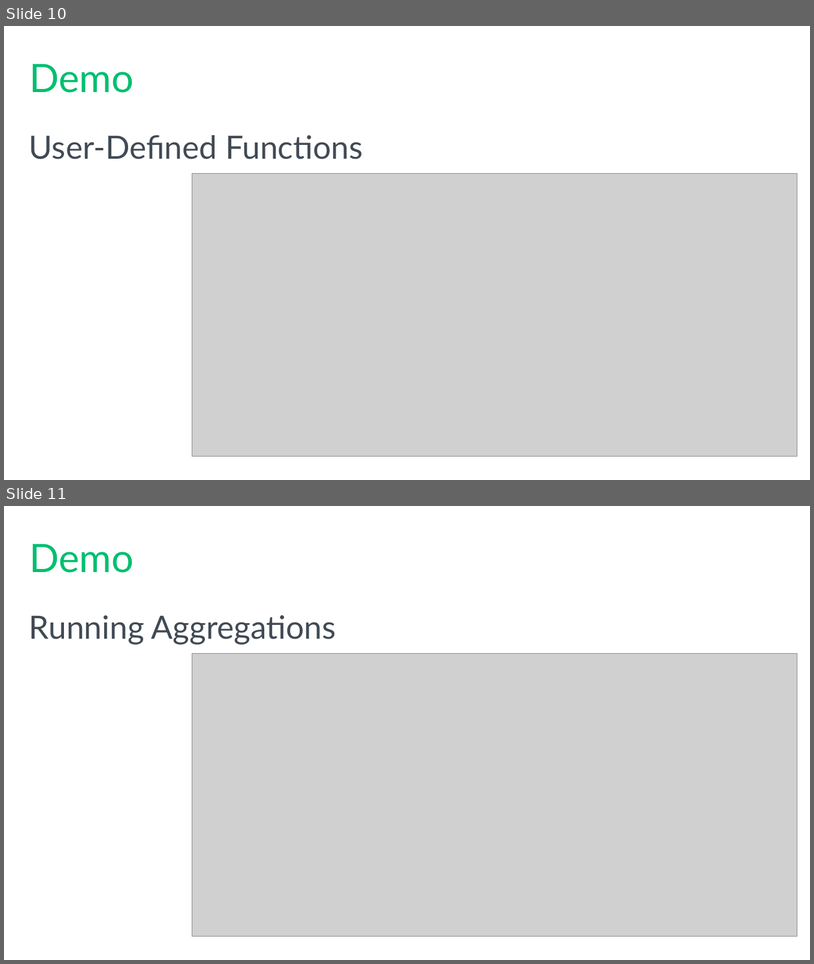
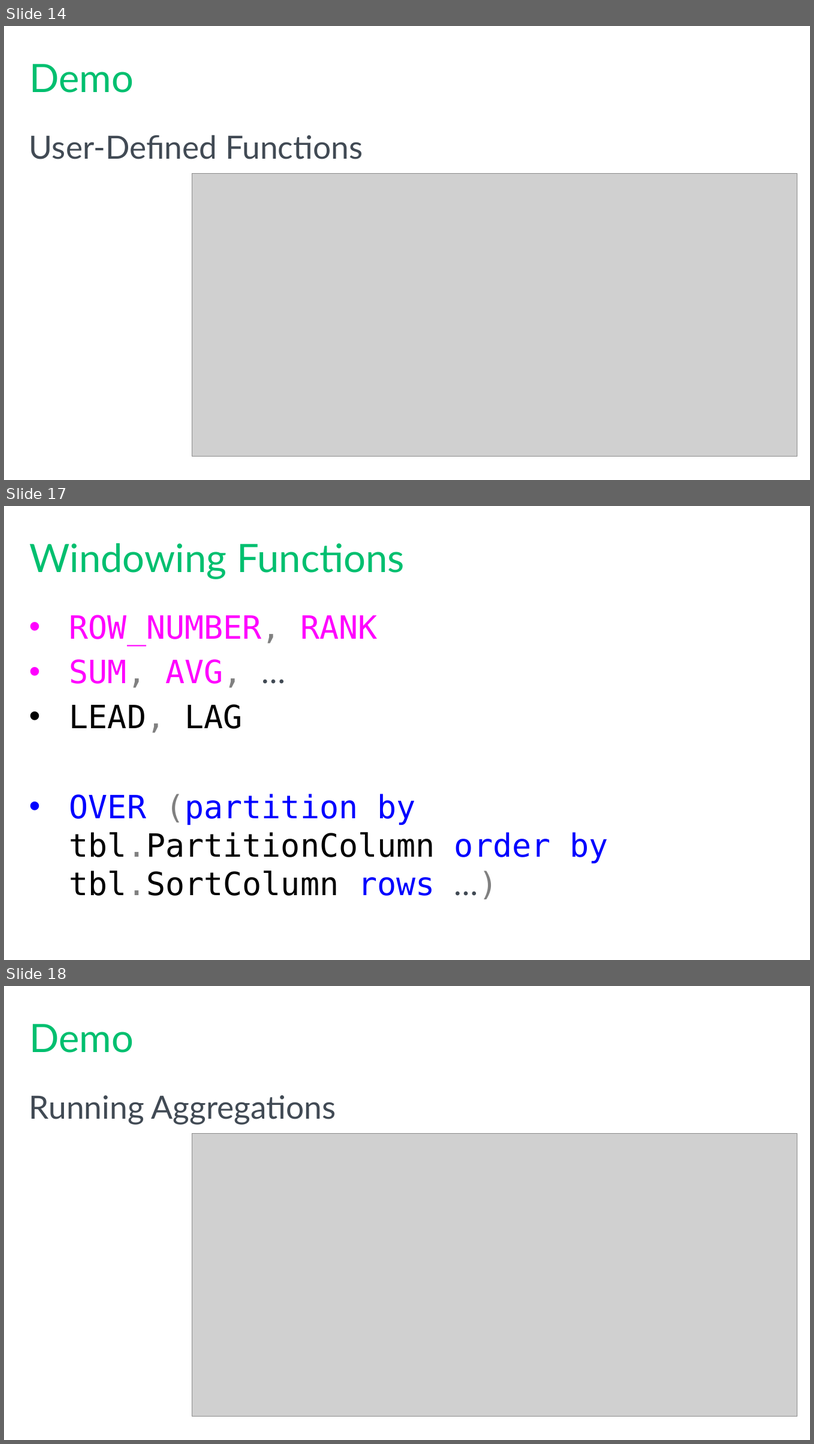
Before and after one commit to tf3604/SetMeUp, a slide deck: HowToThinkInSets.pptx. Shown one above the other, each under a label of ours: slides 10 and 11 before the commit, slides 14, 17 and 18 after it; the slides between them are not shown. The pictures are 814x964 and 814x1444 pixels, drawn with LibreOffice and Linux fonts; fonts in the diff are those of the drawing; grey boxes stand for pictures; background and template pictures are left out. Boxes give left, top, right and bottom in pixels: in the first picture for what was removed or moved away, otherwise in the second. Text is boxed around its words. In the diff, an @@ line names an element or a change of style, - is before the commit and + after.

```diff
--- a/HowToThinkInSets.pptx
+++ b/HowToThinkInSets.pptx
@@ slide 17 added at bbox=[4, 506, 810, 960], background #FFFFFF @@
@@ title added at bbox=[29, 543, 405, 579], 44 pt, text #00BF6F @@
+Windowing Functions
@@ text added at bbox=[69, 615, 609, 895], 36 pt, text #000000 @@
+• ROW_NUMBER, RANK
+• SUM, AVG, …
+• LEAD, LAG
+• OVER (partition by tbl.PartitionColumn order by tbl.SortColumn rows …)
@@ what was slide 10 is now slide 14 @@
@@ what was slide 11 is now slide 18 @@
```
Also in this commit, not shown: 1 slide changed, 6 other slides added.
